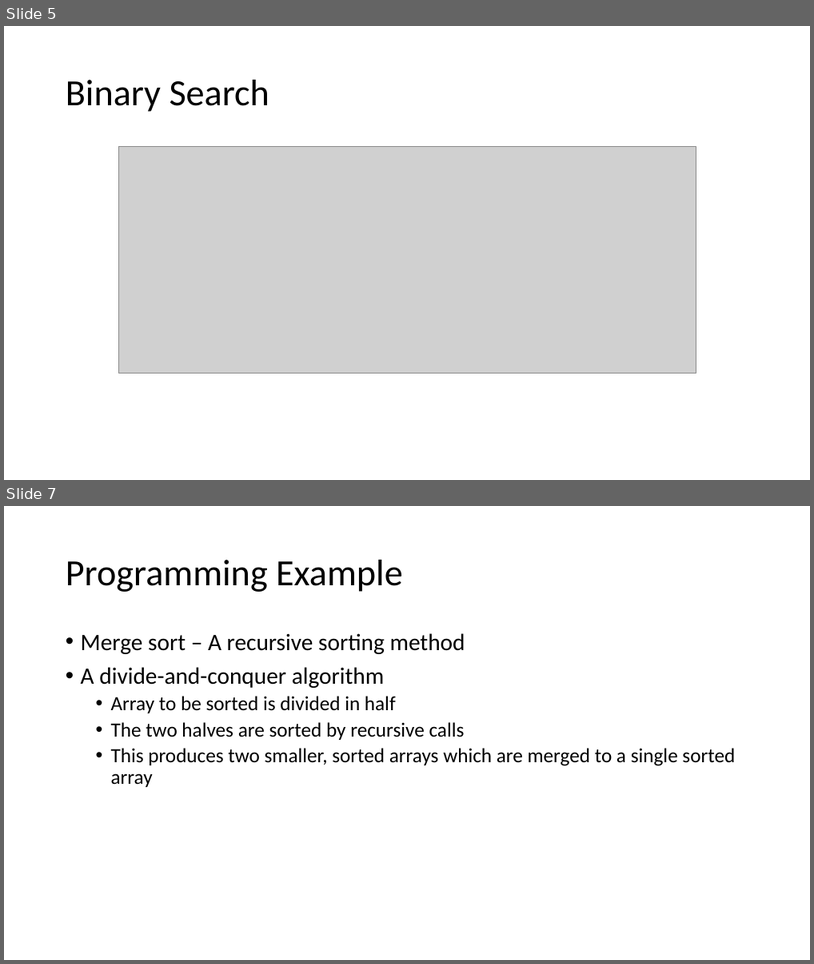
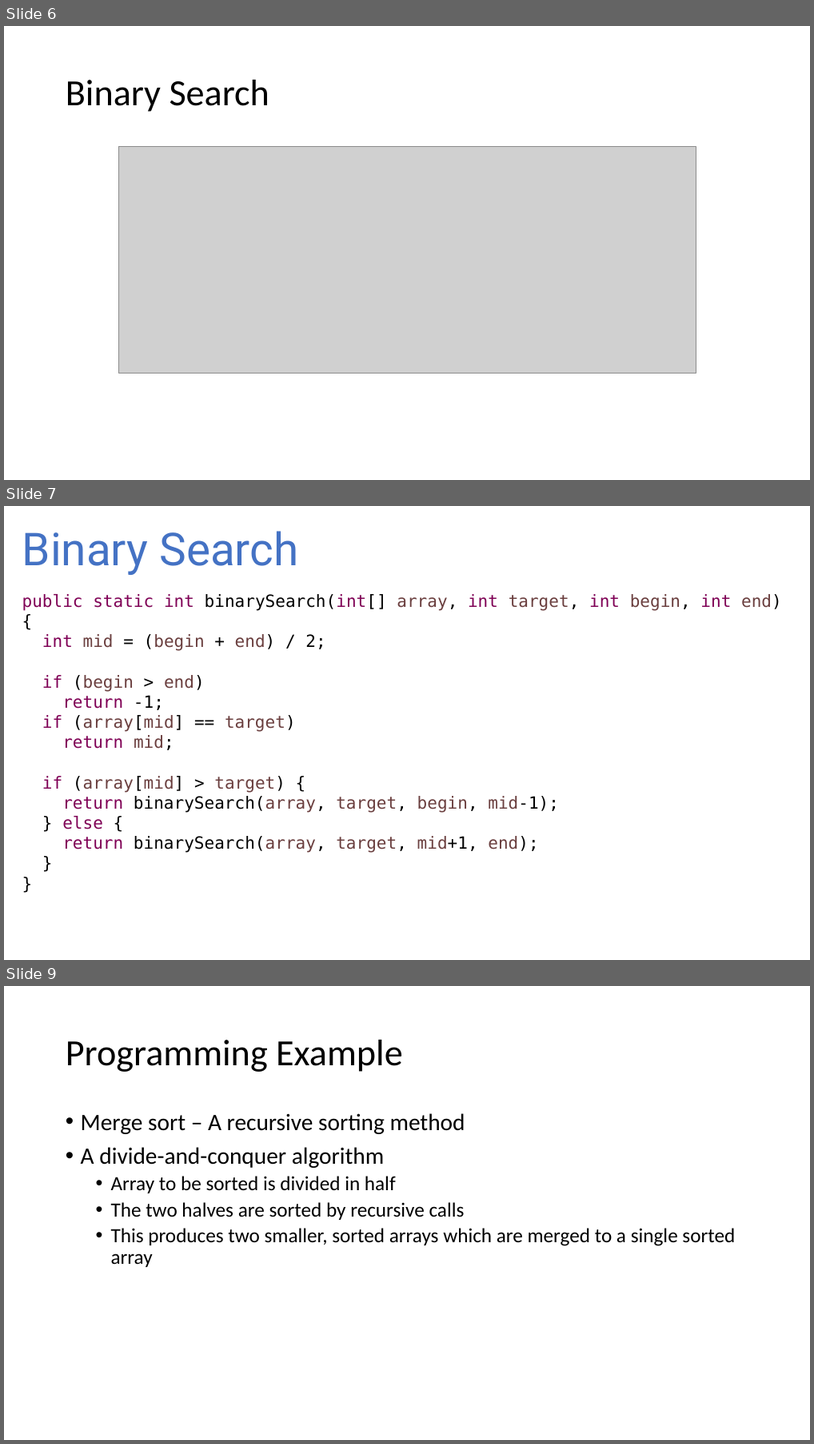
Before and after one commit to OMardil/INFO2, a slide deck: MOD08_Recursion/01 Presentacion/INFO2_MOD08_2-Busqueda_Binaria.pptx. Shown one above the other, each under a label of ours: slides 5 and 7 before the commit, slides 6, 7 and 9 after it; the slides between them are not shown. The pictures are 814x964 and 814x1444 pixels, drawn with LibreOffice and Linux fonts; fonts in the diff are those of the drawing; grey boxes stand for pictures. Boxes give left, top, right and bottom in pixels: in the first picture for what was removed or moved away, otherwise in the second. Text is boxed around its words. In the diff, an @@ line names an element or a change of style, - is before the commit and + after.

Commit message:
Update BinarySearch

```diff
--- a/MOD08_Recursion/01 Presentacion/INFO2_MOD08_2-Busqueda_Binaria.pptx
+++ b/MOD08_Recursion/01 Presentacion/INFO2_MOD08_2-Busqueda_Binaria.pptx
@@ slide 7 added at (x1=4, y1=506, x2=810, y2=960), background #FFFFFF @@
@@ text added at (x1=22, y1=531, x2=298, y2=575), 54 pt, text #4472C4 @@
+Binary Search
@@ text added at (x1=22, y1=594, x2=782, y2=852), 20 pt, text #6A3E3E @@
+public static int binarySearch(int[] array, int target, int begin, int end) {
+int mid = (begin + end) / 2;
+if (begin > end)
+return -1;
+if (array[mid] == target)
+return mid;
+if (array[mid] > target) {
+return binarySearch(array, target, begin, mid-1);
+} else {
+return binarySearch(array, target, mid+1, end);
+}
+}
@@ what was slide 5 is now slide 6 @@
@@ what was slide 7 is now slide 9 @@
```
Also in this commit, not shown: 1 slide changed, 3 other slides added, 2 slides removed, 7 other files.
